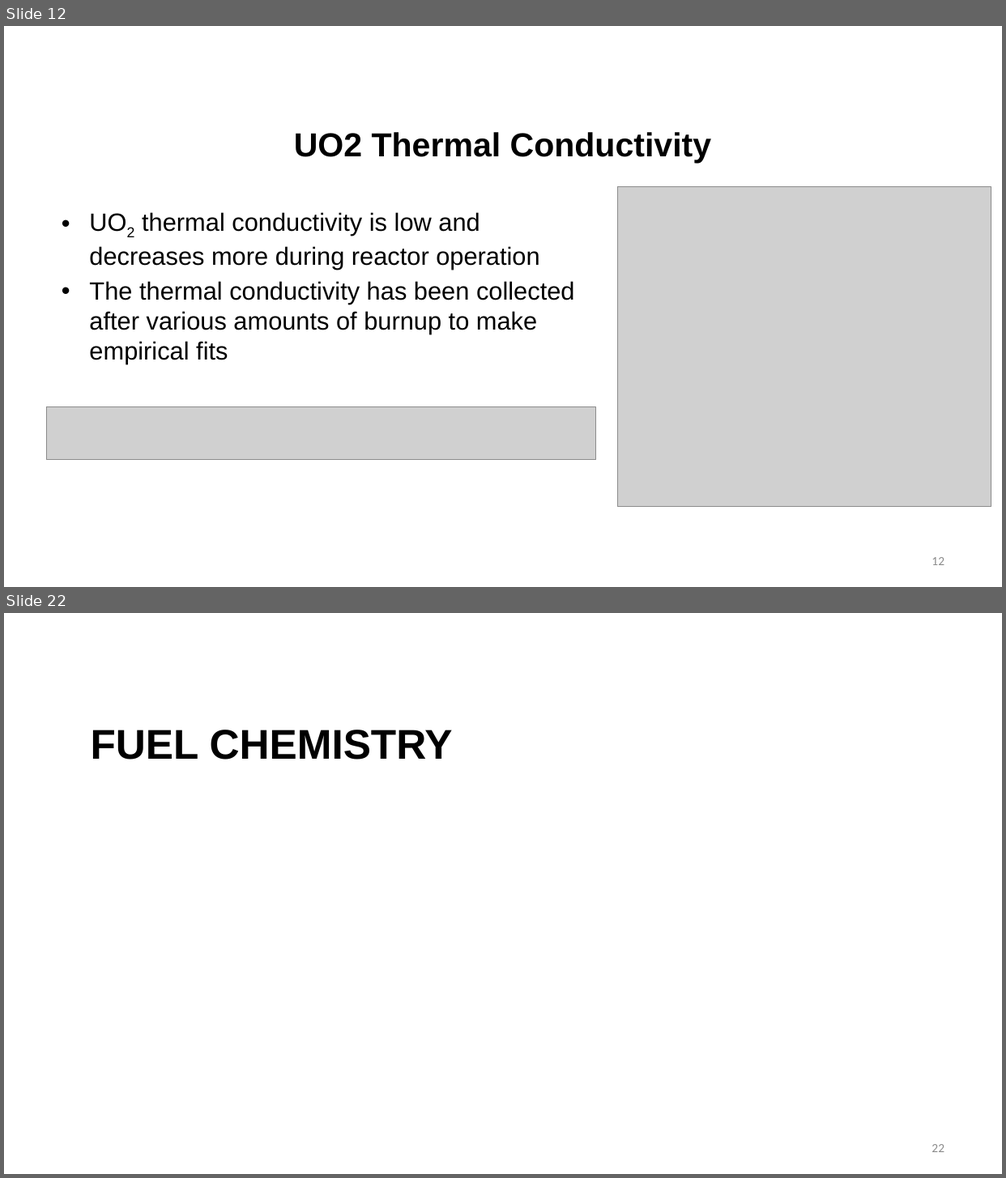
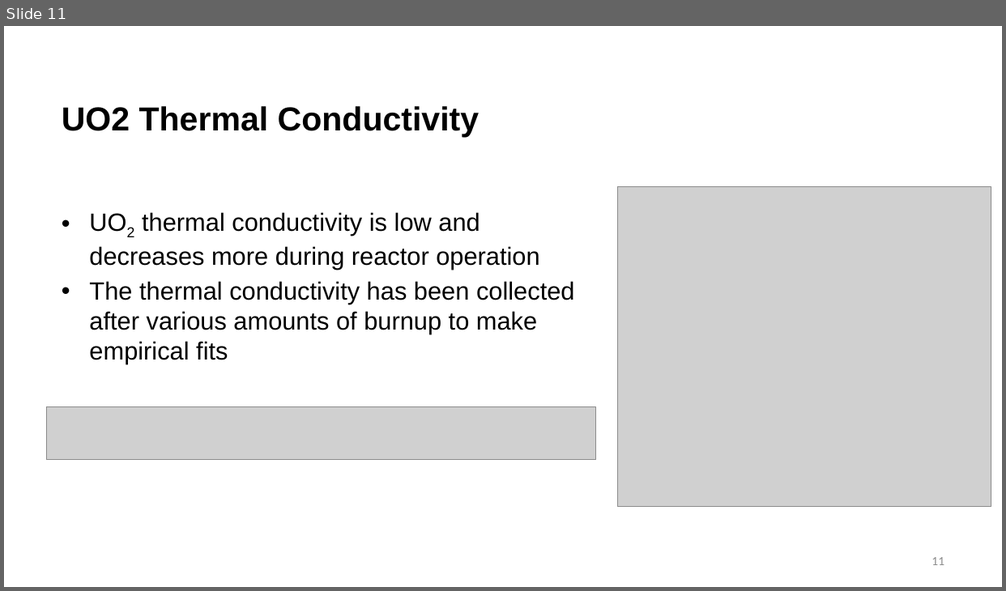
Before and after one commit to benbeeler/TEACHING, a slide deck: Nuclear_Fuel_Performance/NE533_Spring2026/Module3/Lec11_fuelchem.pptx. Shown one above the other, each under a label of ours: slides 12 and 22 before the commit, slide 11 after it; the slides between them are not shown. The pictures are 1006x1178 and 1006x591 pixels, drawn with LibreOffice and Linux fonts; fonts in the diff are those of the drawing; grey boxes stand for pictures; background and template pictures are left out. Boxes give left, top, right and bottom in pixels: in the first picture for what was removed or moved away, otherwise in the second. Text is boxed around its words. In the diff, an @@ line names an element or a change of style, - is before the commit and + after.

```diff
--- a/Nuclear_Fuel_Performance/NE533_Spring2026/Module3/Lec11_fuelchem.pptx
+++ b/Nuclear_Fuel_Performance/NE533_Spring2026/Module3/Lec11_fuelchem.pptx
@@ slide 22 removed at (4,613,1002,1174), background #FFFFFF @@
@@ title removed at (91,730,453,760) @@
-FUEL CHEMISTRY
@@ page number removed at (931,1144,944,1152) @@
-22
@@ what was slide 12 is now slide 11 @@
@@ slide 11 changed as well @@
@@ title "UO2 Thermal Conductivity": place and size @@
-title "UO2 Thermal Conductivity" at (294,132,712,163)
+title "UO2 Thermal Conductivity" at (62,106,479,138)
@@ title "UO2 Thermal Conductivity" at (62,106,479,138): alignment centre to left @@
@@ page number at (931,557,944,565): text changed @@
-12
+11
```
Also in this commit, not shown: 9 other slides changed, 15 other slides removed, 6 other files.
